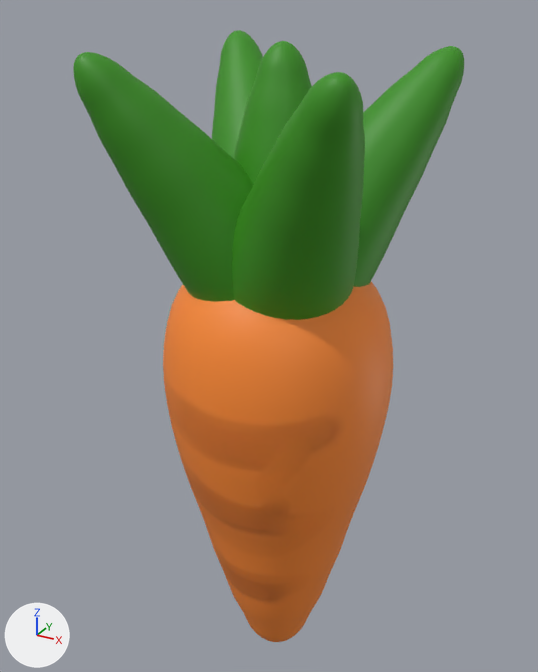
An edit to the FBX model models/carrot/carrot.fbx, drawn before and after from the same camera.
Camera for both pictures: a camera (50 mm lens) standing at (0.0277, -0.0545, 0.0363) and looking at (-0.0025, 0.0005, 0.0088). Arrows for +X, +Y and +Z are at lower left; the lights stay in place. Where no turn or scale is listed for an object, it has been applied to the vertices.

The scene before the commit, as lines of its bpy script (objects in view):
```python
me_mesh_001 = bpy.data.meshes.new('Mesh.001')
me_mesh_001.from_pydata(...)  # 9132 vertices, 18240 faces; spans x -0.012..0.0106, y -0.0126..0.0107, z -0.0265..0.0345
# faces by material slot: [15200, 3040]
me_mesh_001.materials.append(mat_lambert5_001)  # picture img_polysurfaceshape2_color_jpg
me_mesh_001.materials.append(mat_lambert4_001)  # picture img_psphereshape1_color_jpg
ob_polysurface7 = bpy.data.objects.new('polySurface7', me_mesh_001)
ob_polysurface7.location = (0.0, 0.0, 0.0)
```
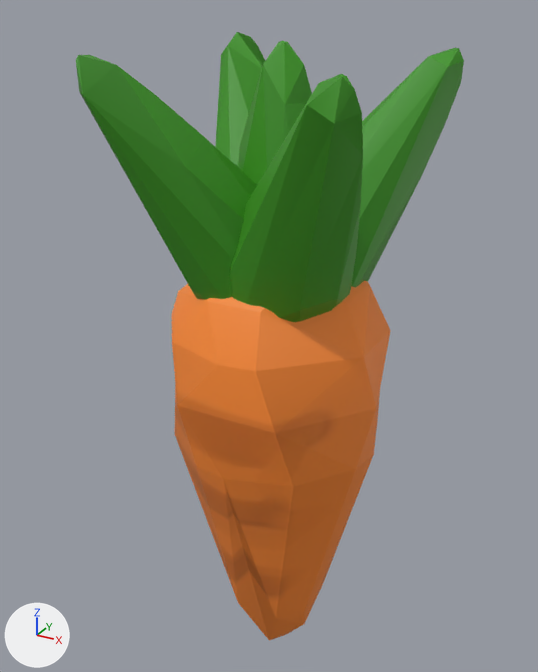
The change in detail:
me_mesh_001 is used by ob_polysurface7; location (0.0, 0.0, 0.0).
me_mesh_001 had 9132 vertices, 18240 faces and spanned x -0.012..0.0106, y -0.0126..0.0107, z -0.0265..0.0345.
me_mesh_001 now has 285 vertices, 546 faces and spans x -0.0118..0.0104, y -0.0125..0.0107, z -0.0265..0.0343.
me_mesh_001 part 1: 8847 vertices removed from x -0.012..0.0106, y -0.0126..0.0107, z -0.0263..0.0345.

Boxes (x1, y1, x2, y2) around the edits, measured in the pictures (538 x 672 px):
'polySurface7', reshaped: before (73, 30, 464, 642); after (76, 32, 464, 640)
part 1 of me_mesh_001, deleted: before (73, 30, 464, 642)
